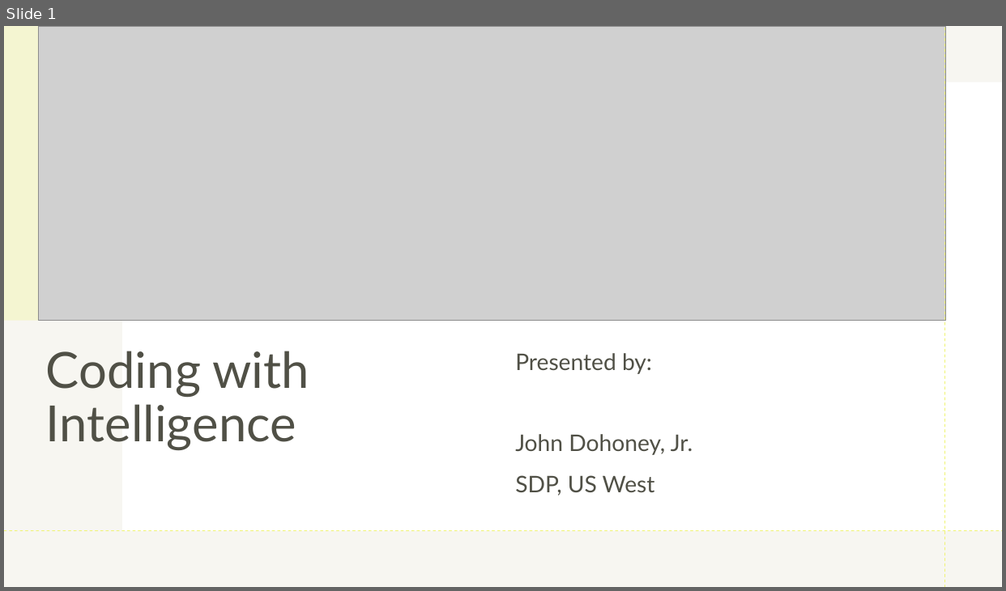
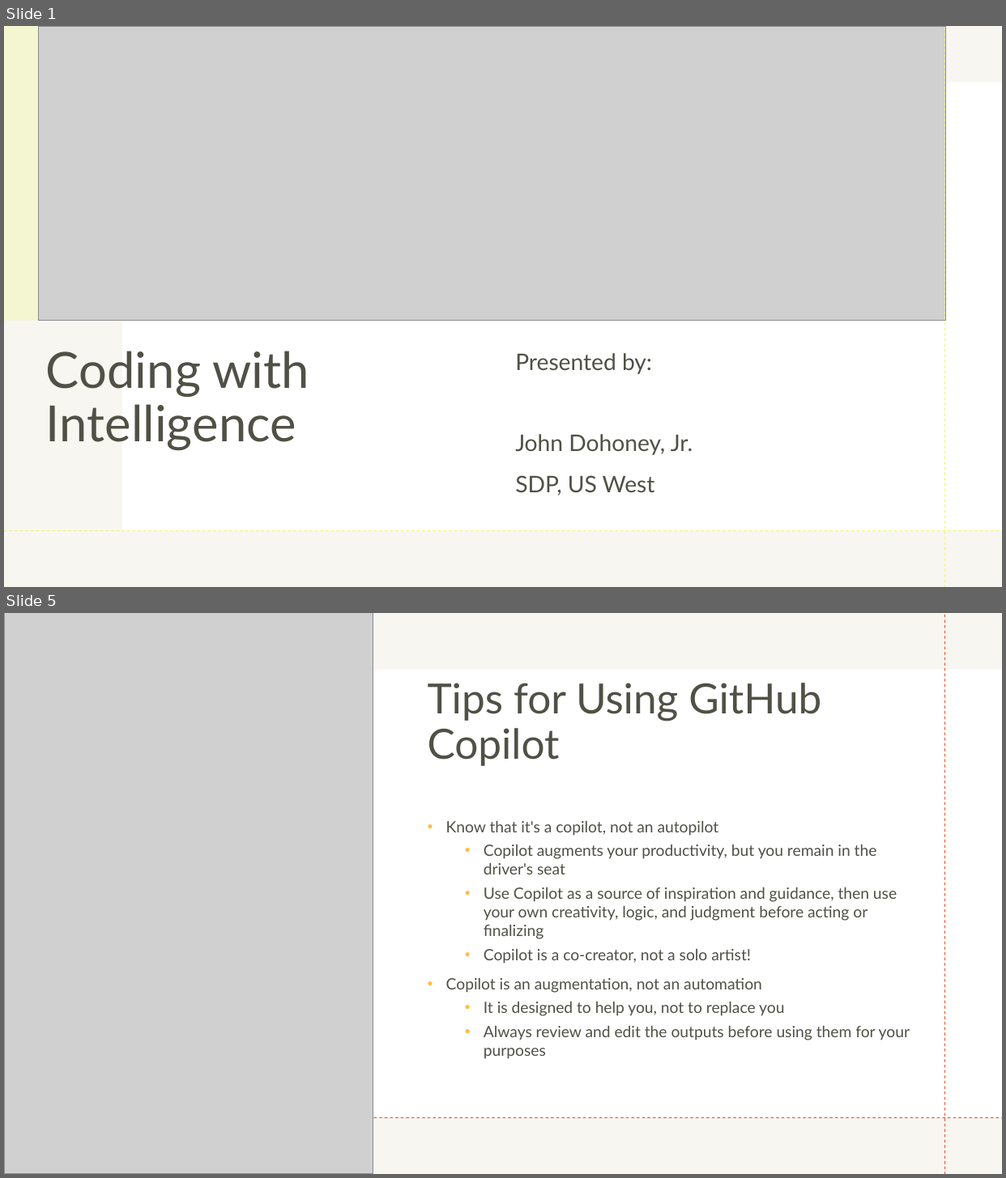
Before and after one commit to johndohoneyjr/CoPilot-Lab-Files, a slide deck: symphony - CoPilot.pptx. Shown one above the other, each under a label of ours: slide 1 before the commit, slides 1 and 5 after it; the slides between them are not shown. The pictures are 1006x591 and 1006x1178 pixels, drawn with LibreOffice and Linux fonts; fonts in the diff are those of the drawing; grey boxes stand for pictures. Boxes give left, top, right and bottom in pixels: in the first picture for what was removed or moved away, otherwise in the second. Text is boxed around its words. In the diff, an @@ line names an element or a change of style, - is before the commit and + after.

```diff
--- a/symphony - CoPilot.pptx
+++ b/symphony - CoPilot.pptx
@@ slide 5 added at [4,613,1002,1174], background #FFFFFF; not listed: 2 template elements that a slide beside it also shows @@
@@ rectangle added at [4,613,1002,1174], fill #EEECE1 at 45% opacity @@
@@ picture added at [4,613,373,1174] @@
@@ rectangle added at [122,669,1002,1118], fill #FFFFFF @@
@@ title added at [428,683,821,766], 40 pt, text #505046 @@
+Tips for Using GitHub Copilot
@@ text added at [446,821,910,1059], 15 pt, text #505046 @@
+• Know that it's a copilot, not an autopilot
+  • Copilot augments your productivity, but you remain in the driver's seat
+  • Use Copilot as a source of inspiration and guidance, then use your own creativity, logic, and judgment before acting or finalizing
+  • Copilot is a co-creator, not a solo artist!
+• Copilot is an augmentation, not an automation
+  • It is designed to help you, not to replace you
+  • Always review and edit the outputs before using them for your purposes
```
Also in this commit, not shown: 10 slides changed, 2 other slides added, 1 other file.
